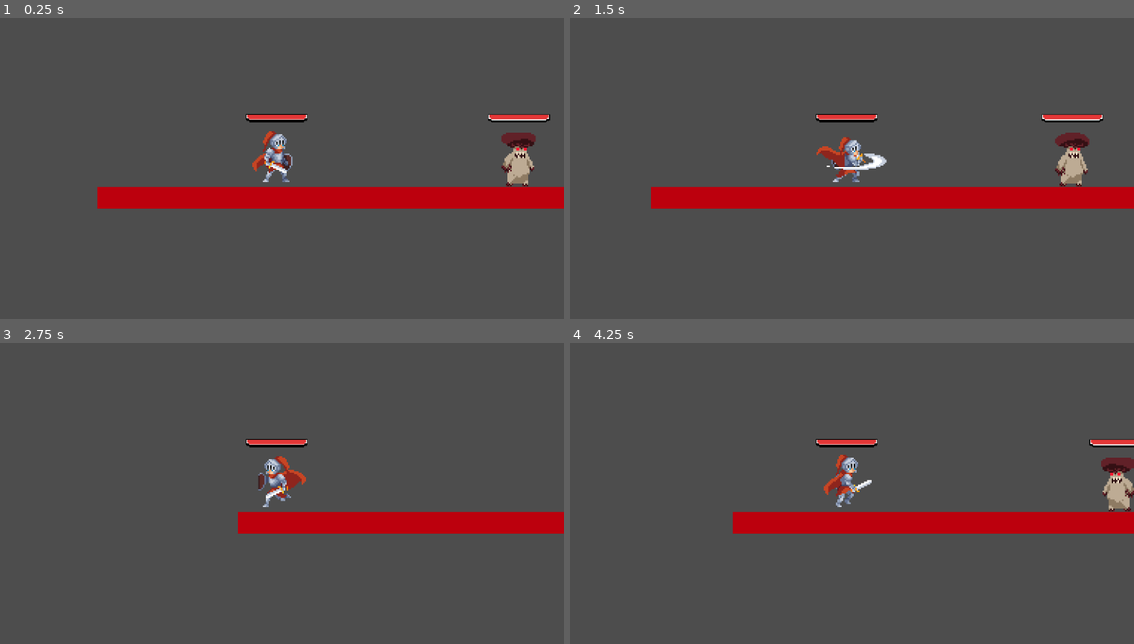
Above: before the commit, frames 1-4 (two rows, left to right).
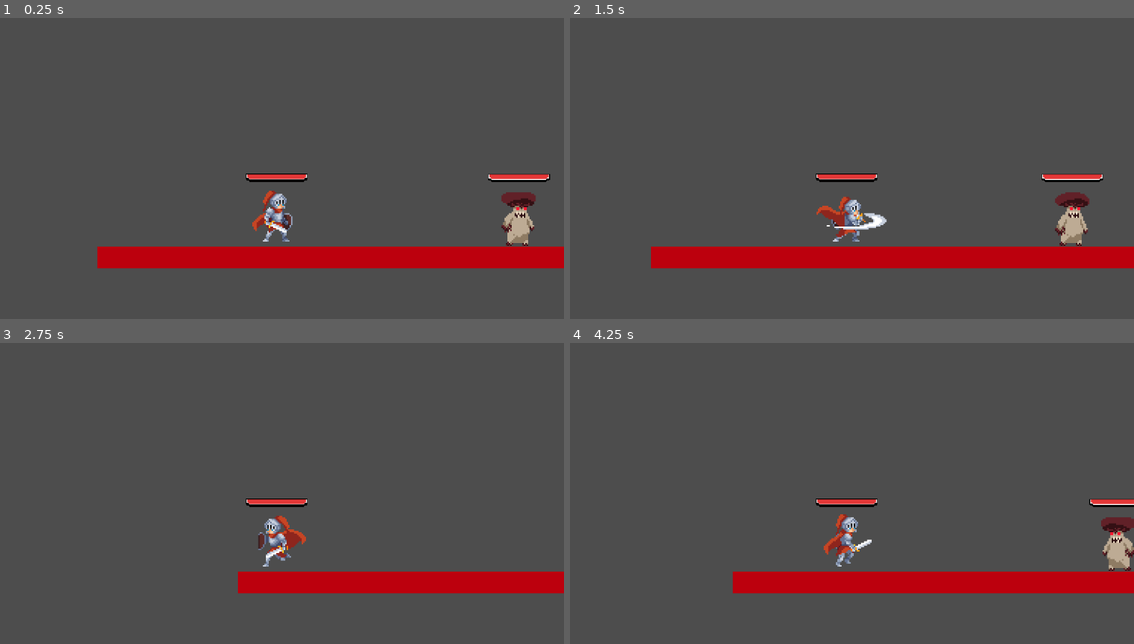
Above: after the commit, the same moments.

Repository: sky-monarch/holdThePanch
Game: Godot game, scene res://src/world.tscn
Same seed, same stepped clock (60 frames per second), same inputs: the game is played once before the commit and once after it.
Inputs (mouse positions are in pixels of both pictures, inside the frame that each line leads up to):
- Up to frame 1 (0.25 s): no input
- Up to frame 2 (1.5 s): move the mouse to (976, 141) at 0.52 s; hold D (right) from 0.53 s (still down); click (976, 141) at 0.6 s; tap W (jump) at 0.77 s; move the mouse to (733, 174) at 1.27 s; right-click (733, 174) at 1.35 s
- Up to frame 3 (2.75 s): tap W (jump) at 1.52 s; move the mouse to (332, 412) at 2.02 s; release D (right) at 2.03 s; hold A (left) from 2.03 s (still down); hold Shift (run) from 2.03 s (still down)
- Up to frame 4 (4.25 s): move the mouse to (818, 547) at 2.77 s; release A (left) at 2.78 s; release Shift (run) at 2.78 s; hold D (right) from 2.78 s (still down); click (818, 547) at 2.85 s; tap W (jump) at 3.02, 3.77 s; move the mouse to (1021, 532) at 3.52 s; right-click (1021, 532) at 3.6 s

The runs differ from the first frame. In frame 1, 16% of the frame differs, in the area x 17-100%, y 31-84%; in frame 2, 16%, in the area x 14-100%, y 31-84%; in frame 3, 10%; in frame 4, 14%.

Commit message:
Исправление ошибок

Diff:
--- a/src/goblin.tscn
+++ b/src/goblin.tscn
@@ -1,6 +1,6 @@
 [gd_scene load_steps=41 format=3 uid="uid://chwufra1bnjhc"]
 
-[ext_resource type="Script" uid="uid://bsxqgokahd1kc" path="res://goblin.gd" id="1_0nqkn"]
+[ext_resource type="Script" uid="uid://bsxqgokahd1kc" path="res://scripts/goblin.gd" id="1_0nqkn"]
 [ext_resource type="Texture2D" uid="uid://dyinvx0ahycui" path="res://resourse/sprites/Goblin/Attack.png" id="1_um3q2"]
 [ext_resource type="Texture2D" uid="uid://d0i3j3hg6lea5" path="res://resourse/sprites/Goblin/Death.png" id="2_0nqkn"]
 [ext_resource type="Texture2D" uid="uid://uwi52h6wgs6o" path="res://resourse/sprites/Goblin/Take Hit.png" id="3_b77sp"]
--- a/src/player.tscn
+++ b/src/player.tscn
@@ -567,6 +567,7 @@
 shape = SubResource("RectangleShape2D_ehvfd")
 
 [node name="Camera2D" type="Camera2D" parent="."]
+offset = Vector2(0, -120)
 
 [node name="DefendArea" type="Area2D" parent="."]
 monitoring = false
Renamed: goblin.gd -> scripts/goblin.gd
Renamed: goblin.gd.uid -> scripts/goblin.gd.uid
